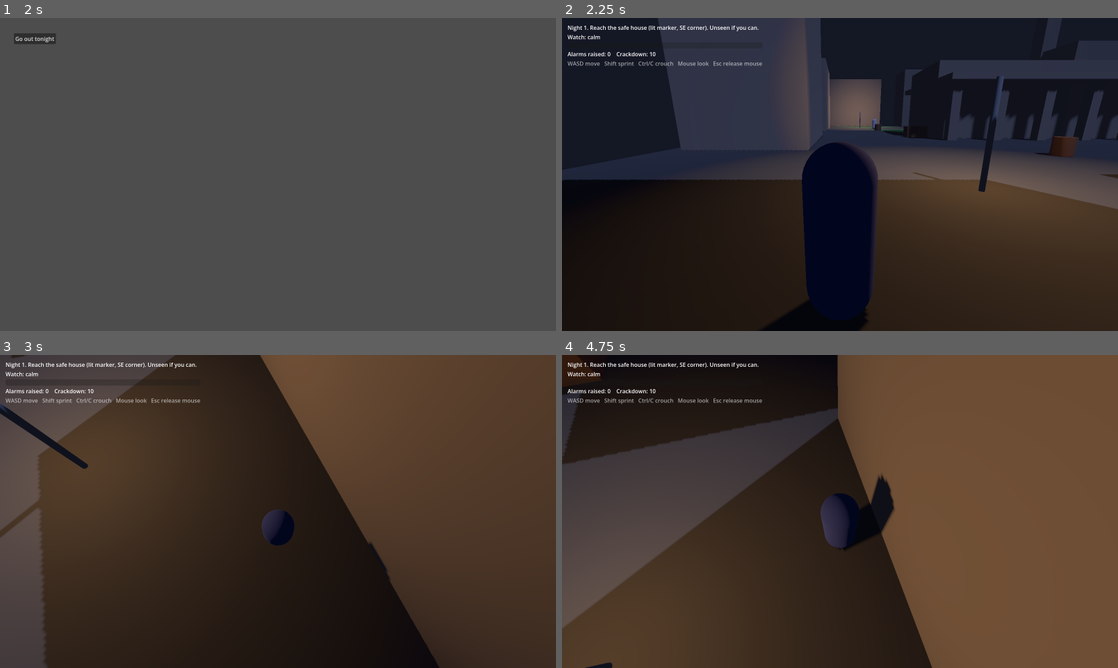
Above: before the commit, frames 1-4 (two rows, left to right).
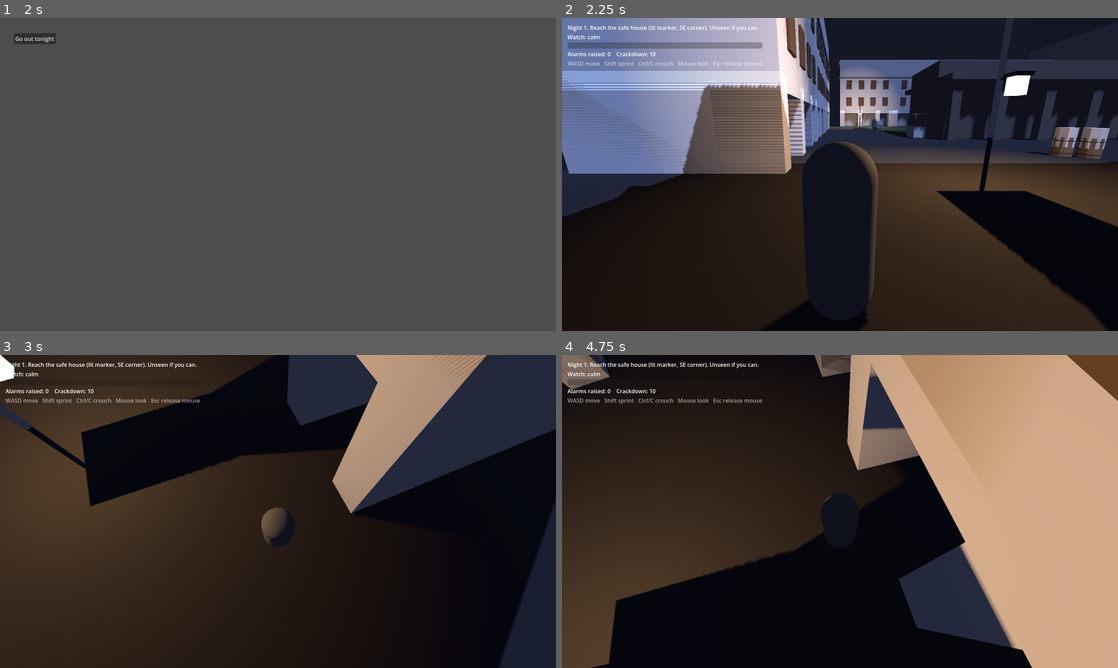
Above: after the commit, the same moments.

Repository: r-melvin/krakow-1795
Game: Godot game, scene res://scenes/main/main.tscn
Two runs of this game, one before a commit and one after it. Both use one fixed random seed, a clock stepped at 60 frames per second and the inputs below.
Inputs (mouse positions are in pixels of both pictures, inside the frame that each line leads up to):
- Up to frame 1 (2 s): click "Szlachcic" at 0.5 s; click "Begin" at 1.25 s
- Up to frame 2 (2.25 s): click "Go out tonight" at 2 s
- Up to frame 3 (3 s): tap Enter at 2.75 s; move the mouse to (305, 511) at 2.77 s; hold W (move_forward) from 2.78 s (still down); hold Ctrl (crouch) from 2.78 s (still down)
- Up to frame 4 (4.75 s): keep holding W (move_forward); move the mouse to (812, 511) at 3.52 s; release Ctrl (crouch) at 3.53 s; tap Ctrl (crouch) at 3.6, 4.55 s; move the mouse to (851, 505) at 4.27 s; hold Shift (sprint) from 4.28 s (still down)

Frame 1 is identical in both runs. In frame 2, 39% of the frame differs, in the area x 0-100%, y 0-100%; in frame 3, 57%; in frame 4, 76%.

Commit message:
Blender asset pipeline: procedural placeholder glTF set wired into the district
build_assets.py generates tenement, arcade segment, market stall, barrel,
lantern post, church mass, watchman and player figure as .glb with -col
collision meshes. Assets loader instances them with CSG fallback. Player
and guards now use figure meshes. Smoke test gains --shot for screenshots.
.gdignore keeps Godot from importing the .blend sources.

Co-Authored-By: Claude Fable 5.1 <noreply@anthropic.com>

Diff:
--- a/scripts/city/greybox_district.gd
+++ b/scripts/city/greybox_district.gd
@@ -56,11 +56,8 @@
 		l.omni_range = 12
 		l.shadow_enabled = true
 		add_child(l)
-		var post := CSGCylinder3D.new()
-		post.radius = 0.08
-		post.height = 3
-		post.position = Vector3(p.x, 1.5, p.z)
-		add_child(post)
+		if Assets.place(self, "lantern_post", Vector3(p.x, 0, p.z), -PI * 0.5) == null:
+			_box(Vector3(p.x, 0, p.z), Vector3(0.16, 3, 0.16))
 
 
 func _ground() -> void:
@@ -93,44 +90,53 @@
 
 
 func _tenements() -> void:
-	# Edge blocks with alley gaps.
-	var h := 10.0
-	# North row
-	_box(Vector3(-22, 0, -30), Vector3(14, h, 8))
-	_box(Vector3(-4, 0, -30), Vector3(12, h + 2, 8))
-	_box(Vector3(14, 0, -30), Vector3(14, h, 8))
-	# South row
-	_box(Vector3(-22, 0, 30), Vector3(14, h, 8))
-	_box(Vector3(-4, 0, 30), Vector3(12, h + 1, 8))
-	_box(Vector3(14, 0, 30), Vector3(14, h, 8))
-	# West column
-	_box(Vector3(-30, 0, -14), Vector3(8, h, 12))
-	_box(Vector3(-30, 0, 6), Vector3(8, h + 3, 12))
-	# East column
-	_box(Vector3(30, 0, -14), Vector3(8, h, 12))
-	_box(Vector3(30, 0, 6), Vector3(8, h, 12))
+	# glTF tenement modules (12 m wide), arcades facing the square. Fallback to CSG if the asset is missing.
+	var placed := true
+	for x in [-18.0, -6.0, 6.0, 18.0]:
+		placed = Assets.place(self, "tenement", Vector3(x, 0, -30), 0.0) != null and placed     # north row faces +Z
+		placed = Assets.place(self, "tenement", Vector3(x, 0, 30), PI) != null and placed       # south row faces -Z
+	for z in [-12.0, 0.0, 12.0]:
+		placed = Assets.place(self, "tenement", Vector3(-30, 0, z), PI * 0.5) != null and placed   # west faces +X
+	for z in [0.0, 12.0]:
+		placed = Assets.place(self, "tenement", Vector3(30, 0, z), -PI * 0.5) != null and placed   # east faces -X
+	if not placed:
+		var h := 10.0
+		_box(Vector3(-22, 0, -30), Vector3(14, h, 8))
+		_box(Vector3(-4, 0, -30), Vector3(12, h + 2, 8))
+		_box(Vector3(14, 0, -30), Vector3(14, h, 8))
+		_box(Vector3(-22, 0, 30), Vector3(14, h, 8))
+		_box(Vector3(-4, 0, 30), Vector3(12, h + 1, 8))
+		_box(Vector3(14, 0, 30), Vector3(14, h, 8))
+		_box(Vector3(-30, 0, -14), Vector3(8, h, 12))
+		_box(Vector3(-30, 0, 6), Vector3(8, h + 3, 12))
+		_box(Vector3(30, 0, 6), Vector3(8, h, 12))
 
 
 func _church() -> void:
-	# NE corner: nave + tower (St Mary's stand-in).
-	_box(Vector3(26, 0, -26), Vector3(10, 16, 10))
-	_box(Vector3(22, 0, -30), Vector3(3, 30, 3))
+	# NE corner. Nave runs north-south; towers (Blender -Y = Godot +Z) face the square.
+	if Assets.place(self, "church_mass", Vector3(36, 0, -30), 0.0) == null:
+		_box(Vector3(26, 0, -26), Vector3(10, 16, 10))
+		_box(Vector3(22, 0, -30), Vector3(3, 30, 3))
 
 
 func _cover() -> void:
-	# Market stalls, carts, barrels: low cover for crouching.
+	# Market stalls and barrels: low cover for crouching (stall counter 1.1 m).
 	var crate_mat := StandardMaterial3D.new()
 	crate_mat.albedo_color = Color(0.45, 0.32, 0.2)
-	for p in [Vector3(-8, 0, -12), Vector3(-4, 0, -12), Vector3(6, 0, 12), Vector3(10, 0, 12), Vector3(-16, 0, 2), Vector3(16, 0, -3), Vector3(-10, 0, 18), Vector3(12, 0, -18)]:
-		_box(p, Vector3(2.2, 1.1, 1.4), crate_mat)
-	for p in [Vector3(-12, 0, 14), Vector3(14, 0, 16), Vector3(-18, 0, -10), Vector3(18, 0, 10)]:
-		var b := CSGCylinder3D.new()
-		b.radius = 0.5
-		b.height = 1.0
-		b.position = p + Vector3(0, 0.5, 0)
-		b.use_collision = true
-		b.material = crate_mat
-		add_child(b)
+	var stalls := [[Vector3(-8, 0, -12), 0.0], [Vector3(-4, 0, -12), 0.0], [Vector3(6, 0, 12), PI], [Vector3(10, 0, 12), PI],
+		[Vector3(-16, 0, 2), PI * 0.5], [Vector3(16, 0, -3), -PI * 0.5], [Vector3(-10, 0, 18), 0.3], [Vector3(12, 0, -18), -0.4]]
+	for s in stalls:
+		if Assets.place(self, "market_stall", s[0], s[1]) == null:
+			_box(s[0], Vector3(2.2, 1.1, 1.4), crate_mat)
+	for p in [Vector3(-12, 0, 14), Vector3(-11.2, 0, 14.6), Vector3(14, 0, 16), Vector3(-18, 0, -10), Vector3(18, 0, 10), Vector3(18.8, 0, 10.4)]:
+		if Assets.place(self, "barrel", p, randf() * TAU) == null:
+			var b := CSGCylinder3D.new()
+			b.radius = 0.5
+			b.height = 1.0
+			b.position = p + Vector3(0, 0.5, 0)
+			b.use_collision = true
+			b.material = crate_mat
+			add_child(b)
 
 
 func _guards() -> void:
--- /dev/null
+++ b/scripts/core/assets.gd
@@ -0,0 +1,28 @@
+class_name Assets
+## Thin loader for Blender-exported glTF. Returns an instanced scene or null if the file is missing.
+## glTF export maps Blender (x, y, z) to Godot (x, z, -y): Blender -Y (front) becomes Godot +Z.
+## So rot_y=0 faces +Z, PI faces -Z, PI/2 faces +X, -PI/2 faces -X.
+
+static var _cache: Dictionary = {}
+
+
+static func instance(name: String) -> Node3D:
+	var path := "res://assets/models/%s.glb" % name
+	if not _cache.has(path):
+		_cache[path] = load(path) if ResourceLoader.exists(path) else null
+	var ps: PackedScene = _cache[path]
+	if ps == null:
+		push_warning("Missing asset %s" % path)
+		return null
+	return ps.instantiate() as Node3D
+
+
+static func place(parent: Node, name: String, pos: Vector3, rot_y: float = 0.0, scale: float = 1.0) -> Node3D:
+	var n := instance(name)
+	if n == null:
+		return null
+	n.position = pos
+	n.rotation.y = rot_y
+	n.scale = Vector3.ONE * scale
+	parent.add_child(n)
+	return n
--- a/scripts/core/main.gd
+++ b/scripts/core/main.gd
@@ -80,6 +80,7 @@
 	var guards := get_tree().get_nodes_in_group("guards")
 	var player := get_tree().get_first_node_in_group("player") as Player
 	print("[smoke] guards=%d player=%s" % [guards.size(), player.global_position if player else "none"])
+	await _shots(player)
 	for g in guards:
 		print("[smoke]   %-16s state=%s suspicion=%.1f pos=%s" % [g.guard_name, Guard.State.keys()[g.state], g.suspicion, g.global_position])
 	# Walk in front of a guard: expect suspicion to rise.
@@ -93,3 +94,27 @@
 			await get_tree().physics_frame
 	print("[smoke] phase=%s day=%d crackdown=%d underworld=%d" % [GameState.Phase.keys()[GameState.phase], GameState.day, GameState.crackdown, GameState.get_influence("underworld")])
 	get_tree().quit()
+
+
+## With `-- --smoke --shot=/dir`, saves player-view and overhead PNGs (needs a real window, not --headless).
+func _shots(player: Player) -> void:
+	var dir := ""
+	for a in OS.get_cmdline_user_args():
+		if a.begins_with("--shot="):
+			dir = a.trim_prefix("--shot=")
+	if dir == "":
+		return
+	player.rotate_camera(Vector3(-0.15, -PI * 0.75, 0))
+	for i in 5:
+		await get_tree().process_frame
+	get_viewport().get_texture().get_image().save_png(dir + "/player_view.png")
+	var cam := Camera3D.new()
+	cam.position = Vector3(0, 70, 45)
+	cam.look_at_from_position(cam.position, Vector3(0, 0, 0))
+	_world.add_child(cam)
+	cam.current = true
+	for i in 5:
+		await get_tree().process_frame
+	get_viewport().get_texture().get_image().save_png(dir + "/overhead.png")
+	cam.queue_free()
+	print("[smoke] screenshots in ", dir)
--- a/scripts/stealth/guard.gd
+++ b/scripts/stealth/guard.gd
@@ -20,7 +20,6 @@
 var _wait := 0.0
 var _search_timer := 0.0
 var _player: Player
-var _mesh: MeshInstance3D
 var _cone: MeshInstance3D
 var _label: Label3D
 var _alarm_reported := false
@@ -48,16 +47,17 @@
 	shape.position.y = 0.9
 	add_child(shape)
 
-	_mesh = MeshInstance3D.new()
-	var m := CapsuleMesh.new()
-	m.radius = 0.35
-	m.height = 1.8
-	_mesh.mesh = m
-	_mesh.position.y = 0.9
-	var mat := StandardMaterial3D.new()
-	mat.albedo_color = Color(0.85, 0.85, 0.9)   # Austrian white coat
-	_mesh.material_override = mat
-	add_child(_mesh)
+	var fig := Assets.instance("watchman")
+	if fig == null:
+		fig = Node3D.new()
+		var mi := MeshInstance3D.new()
+		var m := CapsuleMesh.new()
+		m.radius = 0.35
+		m.height = 1.8
+		mi.mesh = m
+		mi.position.y = 0.9
+		fig.add_child(mi)
+	add_child(fig)
 
 	# Vision cone: a flat wedge on the ground, colour shows state.
 	_cone = MeshInstance3D.new()
--- a/scripts/stealth/player.gd
+++ b/scripts/stealth/player.gd
@@ -20,7 +20,7 @@
 var _pivot: Node3D
 var _arm: SpringArm3D
 var _camera: Camera3D
-var _mesh: MeshInstance3D
+var _figure: Node3D
 var _shape: CollisionShape3D
 
 
@@ -40,16 +40,17 @@
 	_shape.position.y = 0.9
 	add_child(_shape)
 
-	_mesh = MeshInstance3D.new()
-	var m := CapsuleMesh.new()
-	m.radius = 0.35
-	m.height = 1.8
-	_mesh.mesh = m
-	_mesh.position.y = 0.9
-	var mat := StandardMaterial3D.new()
-	mat.albedo_color = Color(0.25, 0.3, 0.55)
-	_mesh.material_override = mat
-	add_child(_mesh)
+	_figure = Assets.instance("player_figure")
+	if _figure == null:
+		_figure = Node3D.new()
+		var mi := MeshInstance3D.new()
+		var m := CapsuleMesh.new()
+		m.radius = 0.35
+		m.height = 1.8
+		mi.mesh = m
+		mi.position.y = 0.9
+		_figure.add_child(mi)
+	add_child(_figure)
 
 
 func _build_camera() -> void:
@@ -107,14 +108,13 @@
 
 	var moving := wish.length() > 0.1
 	if moving:
-		_mesh.rotation.y = lerp_angle(_mesh.rotation.y, atan2(-wish.x, -wish.z), 10 * delta)
+		_figure.rotation.y = lerp_angle(_figure.rotation.y, atan2(-wish.x, -wish.z), 10 * delta)
 
 	# Crouch: shrink the visual and collision height so guards' rays are more likely blocked by low cover.
 	var h := 1.0 if is_crouching else 1.8
 	_shape.shape.height = h
 	_shape.position.y = h * 0.5
-	_mesh.mesh.height = h
-	_mesh.position.y = h * 0.5
+	_figure.scale.y = h / 1.8
 
 	# Noise & visibility feed guard perception.
 	if not moving:
@@ -130,3 +130,9 @@
 
 func head_position() -> Vector3:
 	return global_position + Vector3(0, 0.6 if is_crouching else 1.5, 0)
+
+
+func rotate_camera(euler: Vector3) -> void:
+	_pitch = euler.x
+	_yaw = euler.y
+	_pivot.rotation = Vector3(_pitch, _yaw, 0)
Not shown, added: assets/blender/.gdignore
Binary file added: assets/models/arcade_segment.glb
Not shown, added: assets/models/arcade_segment.glb.import
Binary file added: assets/models/barrel.glb
Not shown, added: assets/models/barrel.glb.import
Binary file added: assets/models/church_mass.glb
Not shown, added: assets/models/church_mass.glb.import
Binary file added: assets/models/lantern_post.glb
Not shown, added: assets/models/lantern_post.glb.import
Binary file added: assets/models/market_stall.glb
Not shown, added: assets/models/market_stall.glb.import
Binary file added: assets/models/tenement.glb
(and 6 more such lines)
